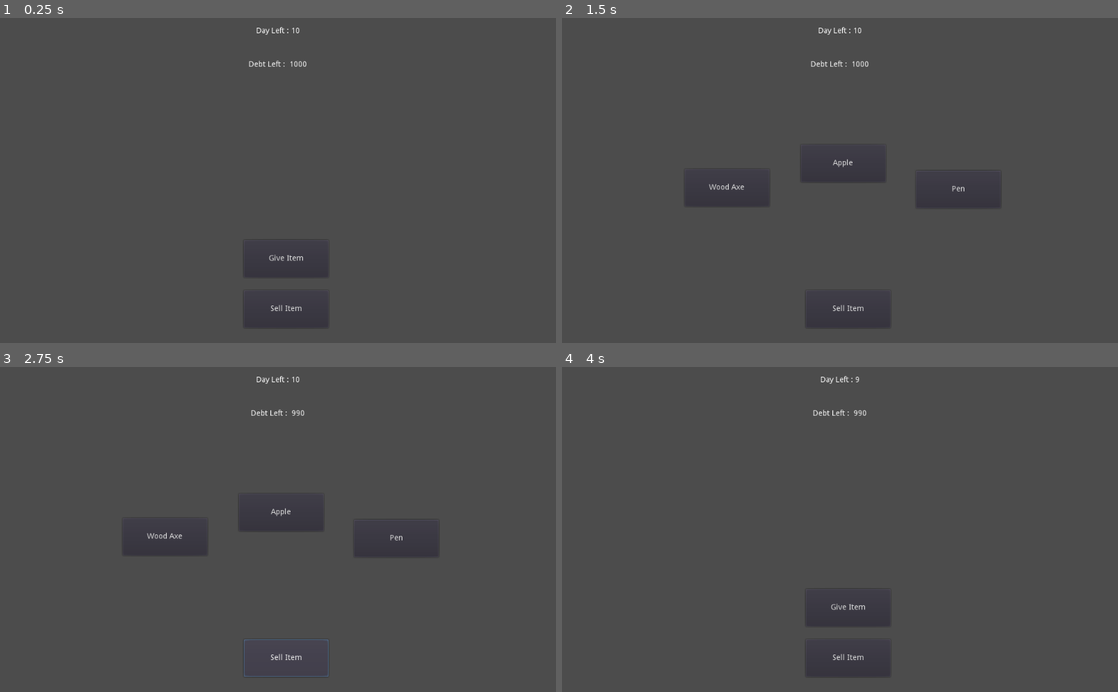
Above: before the commit, frames 1-4 (two rows, left to right).
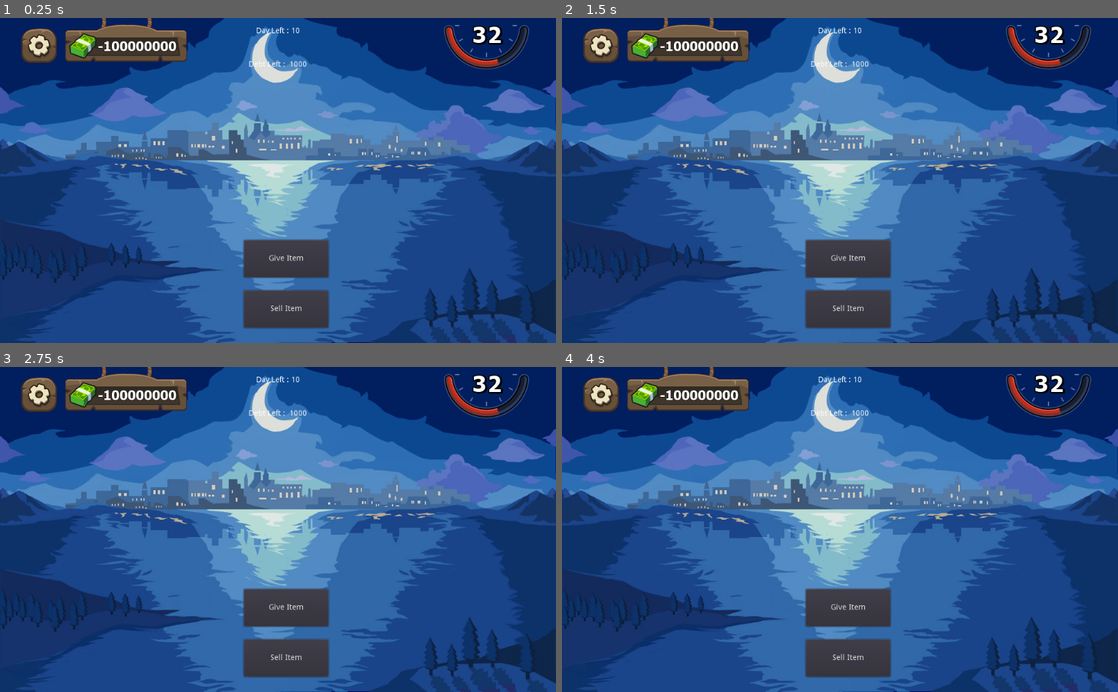
Above: after the commit, the same moments.

Repository: BanksiaGames/Project_BanksiaCliche
Game: Godot game, scene res://Scenes/Main.tscn
Two runs of this game, one before a commit and one after it. Both use one fixed random seed, a clock stepped at 60 frames per second and the inputs below. The project has no main scene, so this scene is started directly.
Inputs (mouse positions are in pixels of both pictures, inside the frame that each line leads up to):
- Up to frame 1 (0.25 s): no input
- Up to frame 2 (1.5 s): click (600, 44) at 0.52 s; click "Give Item" at 1.25 s
- Up to frame 3 (2.75 s): click "Sell Item" at 2 s
- Up to frame 4 (4 s): click (728, 536) at 2.75 s, where only the run before the commit has a clickable "Wood Axe"; tap Enter at 3.5, 3.6 s; move the mouse to (962, 513) at 3.52 s; hold Up from 3.53 s (still down); click (962, 513) at 3.67 s

The runs differ from the first frame. In frame 1, 96% of the frame differs, in the area x 0-100%, y 0-100%; in frame 2, 96%; in frame 3, 96%; in frame 4, 96%.

Commit message:
Main HUD WIP
WIP

Diff:
--- a/Game_Cliche/UIScenes/MainHUD.tscn
+++ b/Game_Cliche/UIScenes/MainHUD.tscn
@@ -1,6 +1,60 @@
-[gd_scene load_steps=2 format=2]
+[gd_scene load_steps=14 format=2]
 
 [ext_resource path="res://Scripts/MainHUD.gd" type="Script" id=1]
+[ext_resource path="res://Textures/Scenes/MainScene.jpg" type="Texture" id=2]
+[ext_resource path="res://Textures/UI/Button_Setting2.png" type="Texture" id=3]
+[ext_resource path="res://Textures/UI/Button_Setting1.png" type="Texture" id=4]
+[ext_resource path="res://UIScenes/SettingButton.gd" type="Script" id=5]
+[ext_resource path="res://Textures/UI/Frame_Debt.png" type="Texture" id=6]
+[ext_resource path="res://Textures/UI/ProgressBar_Time2.png" type="Texture" id=7]
+[ext_resource path="res://Textures/UI/ProgressBar_Time1.png" type="Texture" id=8]
+
+[sub_resource type="Animation" id=1]
+resource_name = "Button_SettingPressed"
+length = 0.1
+tracks/0/type = "value"
+tracks/0/path = NodePath(".:rect_rotation")
+tracks/0/interp = 1
+tracks/0/loop_wrap = true
+tracks/0/imported = false
+tracks/0/enabled = true
+tracks/0/keys = {
+"times": PoolRealArray( 0, 0.1 ),
+"transitions": PoolRealArray( 1, 1 ),
+"update": 0,
+"values": [ 0.0, 15.0 ]
+}
+tracks/1/type = "value"
+tracks/1/path = NodePath(".:rect_scale")
+tracks/1/interp = 1
+tracks/1/loop_wrap = true
+tracks/1/imported = false
+tracks/1/enabled = true
+tracks/1/keys = {
+"times": PoolRealArray( 0, 0.1 ),
+"transitions": PoolRealArray( 1, 1 ),
+"update": 0,
+"values": [ Vector2( 1, 1 ), Vector2( 1.1, 1.1 ) ]
+}
+
+[sub_resource type="DynamicFontData" id=2]
+font_path = "res://Fonts/tahomabd.ttf"
+
+[sub_resource type="DynamicFont" id=3]
+size = 24
+outline_size = 1
+outline_color = Color( 0.0980392, 0.0862745, 0.0705882, 1 )
+font_data = SubResource( 2 )
+
+[sub_resource type="DynamicFontData" id=4]
+font_path = "res://Fonts/tahomabd.ttf"
+
+[sub_resource type="DynamicFont" id=5]
+size = 40
+outline_size = 2
+outline_color = Color( 0, 0, 0, 1 )
+extra_spacing_char = 3
+font_data = SubResource( 4 )
 
 [node name="MainHUD" type="CanvasLayer"]
 script = ExtResource( 1 )
@@ -102,3 +156,80 @@
 margin_right = 814.0
 margin_bottom = 234.0
 text = "Sell Item"
+
+[node name="TextureRect" type="TextureRect" parent="."]
+anchor_right = 1.0
+anchor_bottom = 1.0
+texture = ExtResource( 2 )
+
+[node name="TextureButton" type="TextureButton" parent="."]
+margin_left = 39.0
+margin_top = 19.0
+margin_right = 105.0
+margin_bottom = 83.0
+rect_pivot_offset = Vector2( 33, 32 )
+texture_normal = ExtResource( 4 )
+texture_pressed = ExtResource( 3 )
+script = ExtResource( 5 )
+
+[node name="AnimationPlayer" type="AnimationPlayer" parent="TextureButton"]
+anims/Button_SettingPressed = SubResource( 1 )
+
+[node name="DebtAmount" type="Control" parent="."]
+margin_left = 120.0
+margin_right = 346.0
+margin_bottom = 81.0
+
+[node name="TextureRect" type="TextureRect" parent="DebtAmount"]
+margin_right = 40.0
+margin_bottom = 40.0
+texture = ExtResource( 6 )
+
+[node name="Label" type="Label" parent="DebtAmount"]
+margin_left = 50.0
+margin_top = 32.0
+margin_right = 205.0
+margin_bottom = 70.0
+custom_fonts/font = SubResource( 3 )
+text = "-100000000"
+align = 2
+valign = 1
+
+[node name="DayLeft" type="Control" parent="."]
+anchor_left = 1.0
+anchor_right = 1.0
+margin_left = -207.0
+margin_top = 13.0
+margin_right = -49.0
+margin_bottom = 95.0
+__meta__ = {
+"_edit_group_": true
+}
+
+[node name="TextureProgress" type="TextureProgress" parent="DayLeft"]
+rect_scale = Vector2( -1, 1 )
+rect_pivot_offset = Vector2( 79, 0 )
+value = 60.0
+texture_under = ExtResource( 8 )
+texture_progress = ExtResource( 7 )
+fill_mode = 4
+radial_initial_angle = 90.0
+radial_fill_degrees = 180.0
+radial_center_offset = Vector2( 0, -40 )
+
+[node name="Label" type="Label" parent="DayLeft"]
+anchor_left = 0.5
+anchor_right = 0.5
+margin_left = -33.5
+margin_top = -8.0
+margin_right = 33.5
+custom_colors/font_color_shadow = Color( 0, 0, 0, 1 )
+custom_constants/shadow_offset_x = 2
+custom_constants/shadow_offset_y = 1
+custom_fonts/font = SubResource( 5 )
+text = "32"
+align = 1
+valign = 1
+
+[connection signal="button_down" from="TextureButton" to="TextureButton" method="_on_TextureButton_button_down"]
+[connection signal="button_up" from="TextureButton" to="TextureButton" method="_on_TextureButton_button_up"]
--- /dev/null
+++ b/Game_Cliche/UIScenes/SettingButton.gd
@@ -0,0 +1,26 @@
+extends TextureButton
+
+
+# Declare member variables here. Examples:
+# var a = 2
+# var b = "text"
+
+
+# Called when the node enters the scene tree for the first time.
+func _ready():
+	pass # Replace with function body.
+
+
+# Called every frame. 'delta' is the elapsed time since the previous frame.
+#func _process(delta):
+#	pass
+
+
+func _on_TextureButton_button_down():
+	$AnimationPlayer.play("Button_SettingPressed")
+	pass # Replace with function body.
+
+
+func _on_TextureButton_button_up():
+	$AnimationPlayer.play_backwards("Button_SettingPressed")
+	pass # Replace with function body.
Binary file added: Game_Cliche/Fonts/tahoma.ttf
Binary file added: Game_Cliche/Fonts/tahomabd.ttf
Binary file added: Game_Cliche/Textures/Characters/Hermes.png
Not shown, added: Game_Cliche/Textures/Characters/Hermes.png.import
Binary file added: Game_Cliche/Textures/Icons/Item1.png
Not shown, added: Game_Cliche/Textures/Icons/Item1.png.import
Binary file added: Game_Cliche/Textures/Icons/Item10.png
Not shown, added: Game_Cliche/Textures/Icons/Item10.png.import
Binary file added: Game_Cliche/Textures/Icons/Item2.png
Not shown, added: Game_Cliche/Textures/Icons/Item2.png.import
Binary file added: Game_Cliche/Textures/Icons/Item21.png
Not shown, added: Game_Cliche/Textures/Icons/Item21.png.import
(and 76 more such lines)
